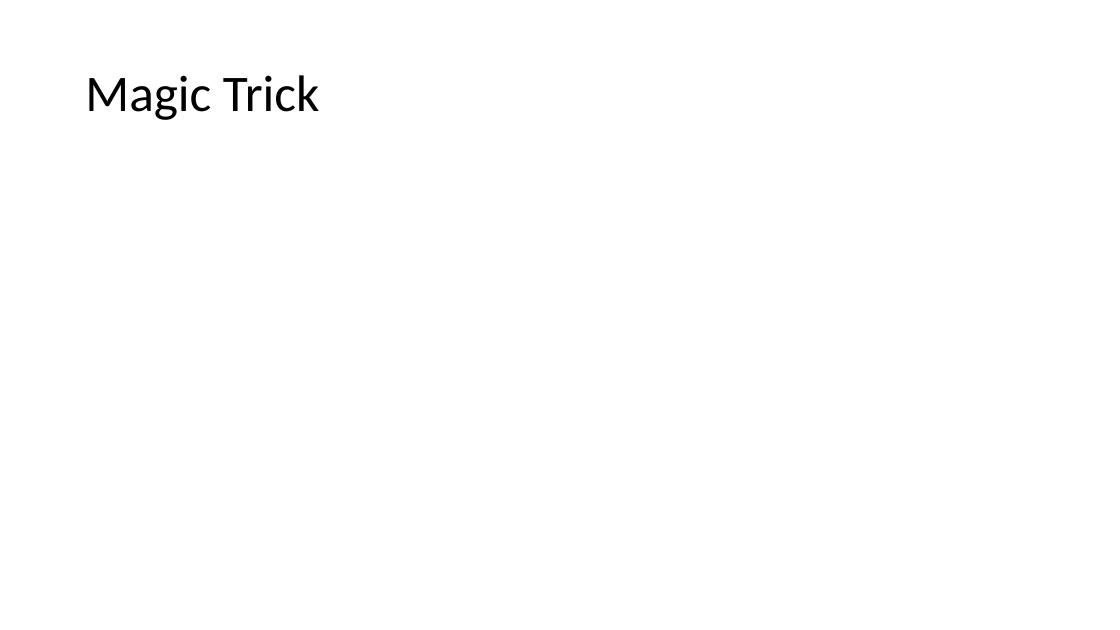
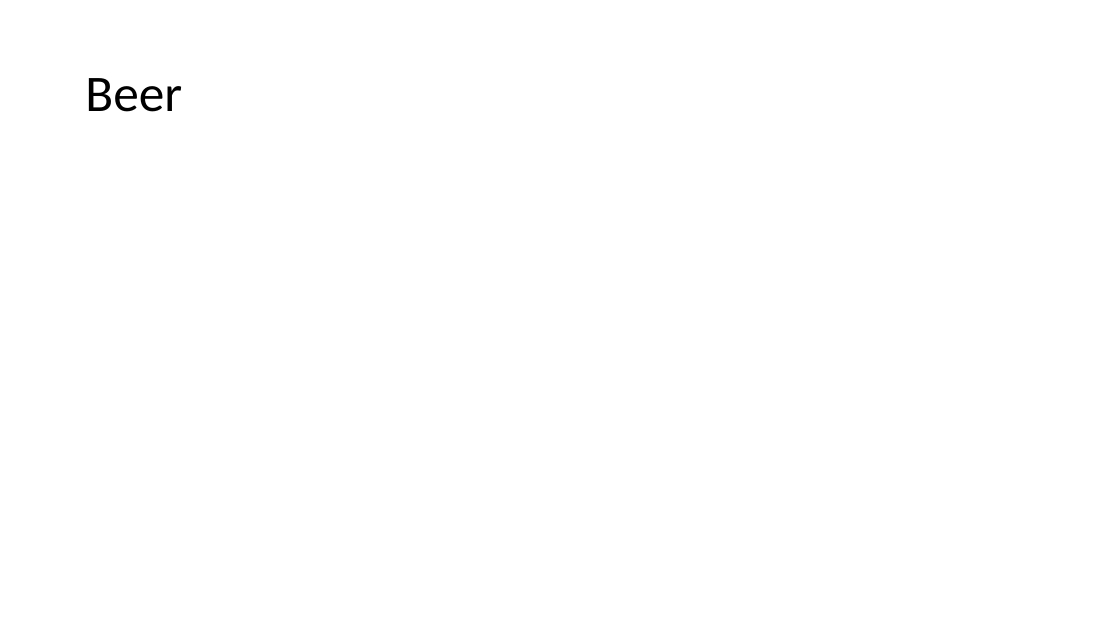
Before and after one commit to jamessdixon/Trinug.MainMeeting.March2017, a slide deck: slide 22 of Presentation/AzureFunctions.pptx. Drawn at 1120x630 pixels with LibreOffice and Linux fonts; fonts in the diff are those of the drawing. Boxes give left, top, right and bottom in pixels: in the first picture for what was removed or moved away, otherwise in the second. Text is boxed around its words. In the diff, an @@ line names an element or a change of style, - is before the commit and + after.

```diff
--- a/Presentation/AzureFunctions.pptx
+++ b/Presentation/AzureFunctions.pptx
@@ title at (85, 78, 182, 112): text changed @@
-Magic Trick
+Beer
```
Also in this commit, not shown: 7 other slides changed, 5 other files.
